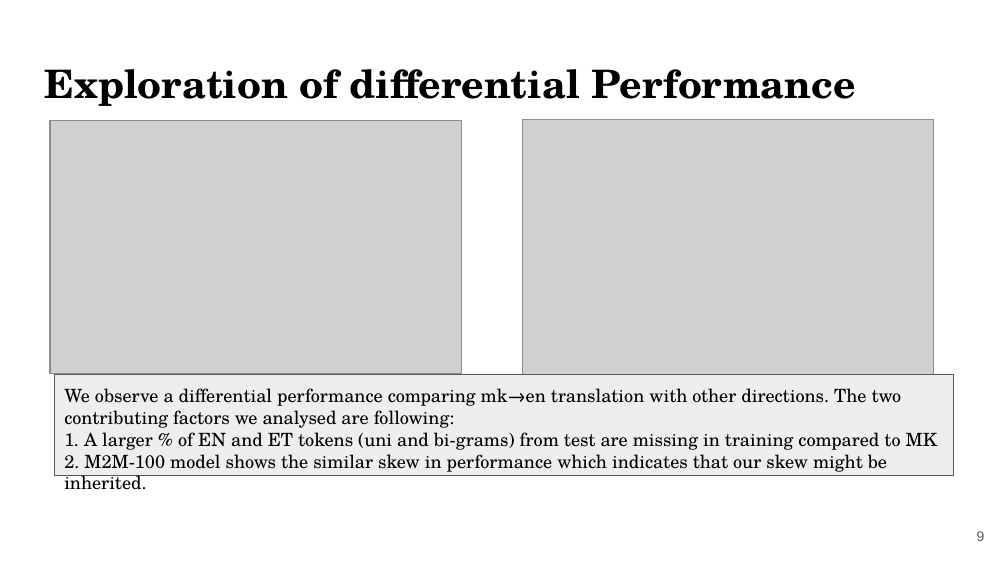
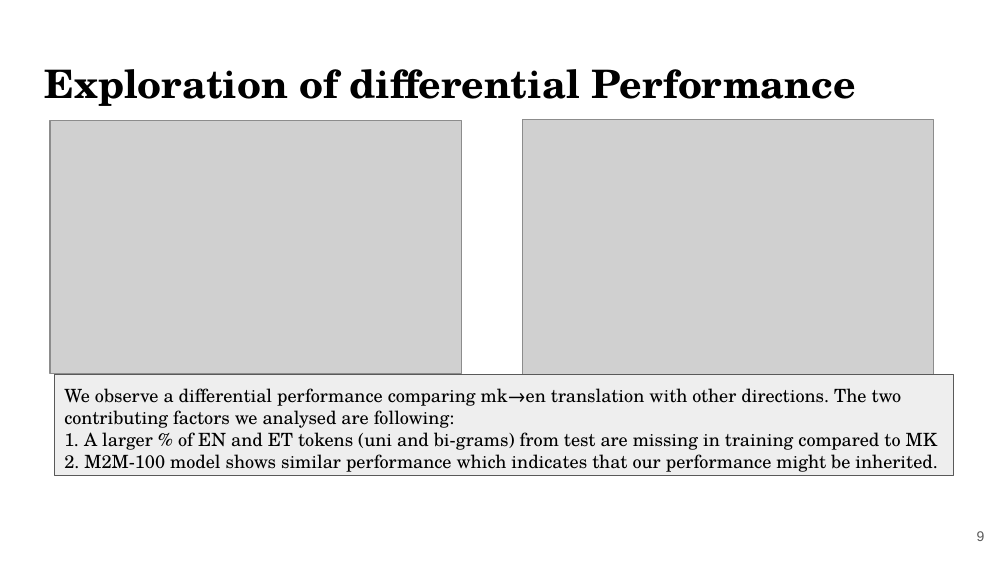
Before and after one commit to Ngo-Kevin/Transfer-Learning-Across-Transformer, a slide deck: slide 9 of project_presentation/W266_Project_Presentation.pptx. Drawn at 1008x567 pixels with LibreOffice and Linux fonts; fonts in the diff are those of the drawing; grey boxes stand for pictures; background and template pictures are left out. Boxes give left, top, right and bottom in pixels: in the first picture for what was removed or moved away, otherwise in the second. Text is boxed around its words. In the diff, an @@ line names an element or a change of style, - is before the commit and + after.

```diff
--- a/project_presentation/W266_Project_Presentation.pptx
+++ b/project_presentation/W266_Project_Presentation.pptx
@@ text in rectangle at (64,449,937,472): text changed @@
-2. M2M-100 model shows the similar skew in performance which indicates that our skew might be inherited.
+2. M2M-100 model shows similar performance which indicates that our performance might be inherited.
```
Also in this commit, not shown: 5 other slides changed, 1 other file.
